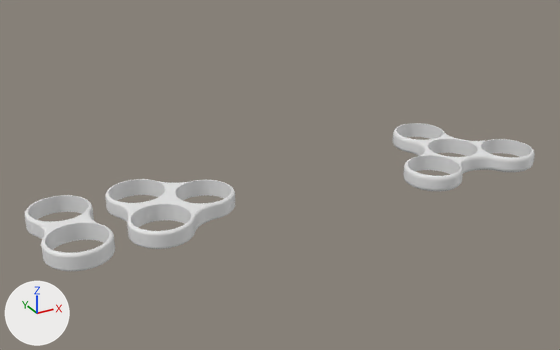
The Blender file spinners.blend, before and after one commit.
Camera for both pictures: a camera (50 mm lens) standing at (-227.0, -308.0, 138.0) and looking at (-68.0, -19.0, -7.0). Lighting does not change. The marker at lower left points along +X, +Y and +Z.

The older version as bpy lines, for what is in view:
```python
me_tri_spinner_013 = bpy.data.meshes.new('Tri Spinner.013')
me_tri_spinner_013.from_pydata(...)  # 4365 vertices, 4368 faces; spans x -33.5..33.5, y -24.6..36.7, z -3.5..3.5
me_tri_spinner_014 = bpy.data.meshes.new('Tri Spinner.014')
me_tri_spinner_014.from_pydata(...)  # 337 vertices, 290 faces; spans x 0.0..12.5, y -25.8..0.0, z 0.0..3.5
me_tri_spinner_016 = bpy.data.meshes.new('Tri Spinner.016')
me_tri_spinner_016.from_pydata(...)  # 2940 vertices, 2955 faces; spans x -20.2..27.9, y -25.8..25.8, z -3.5..3.5
ob_base_4_bearing = bpy.data.objects.new('Base_4_bearing', me_tri_spinner_013)
ob_base_4_bearing.location = (0.2, -57.5, 3.6)
ob_final_2 = bpy.data.objects.new('final_2', me_tri_spinner_014)
ob_final_2.location = (-172.8, -47.0, 3.6)
_m = ob_final_2.modifiers.new('Mirror', 'MIRROR')
_m.use_axis = (True, True, True)
_m.use_clip = True
ob_final_3 = bpy.data.objects.new('final_3', me_tri_spinner_016)
ob_final_3.location = (-133.6, -46.3, 3.6)
```
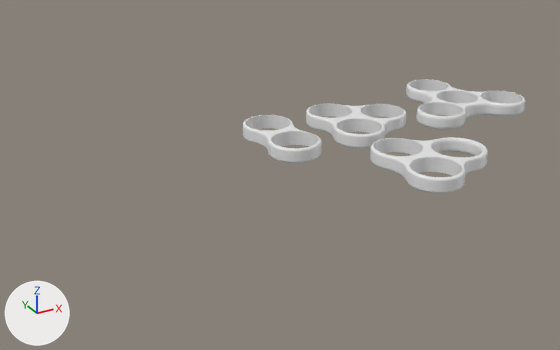
Patch to the scene script:
```diff
--- a/spinners.blend.py
+++ b/spinners.blend.py
@@ me_tri_spinner_013_1 @@
+me_tri_spinner_013_1.from_pydata(...)  # 4362 vertices, 4368 faces; spans x -33.5..33.5, y -24.6..36.7, z -3.5..3.5
@@ me_tri_spinner_000 @@
+me_tri_spinner_000.from_pydata(...)  # 3948 vertices, 3962 faces; spans x -20.2..29.2, y -25.8..25.8, z -3.5..3.5
@@ ob_final_3 @@
 ob_final_3 = bpy.data.objects.new('final_3', me_tri_spinner_016)
-ob_final_3.location = (-133.6, -46.3, 3.6)
+ob_final_3.location = (-13.2, 0.1, 3.6)
@@ ob_final_2 @@
 ob_final_2 = bpy.data.objects.new('final_2', me_tri_spinner_014)
-ob_final_2.location = (-172.8, -47.0, 3.6)
+ob_final_2.location = (-57.6, -0.6, 3.6)
 _m = ob_final_2.modifiers.new('Mirror', 'MIRROR')
@@ ob_base_4_bearing @@
-ob_base_4_bearing = bpy.data.objects.new('Base_4_bearing', me_tri_spinner_013)
-ob_base_4_bearing.location = (0.2, -57.5, 3.6)
@@ ob_4x4 @@
+ob_4x4 = bpy.data.objects.new('4x4', me_tri_spinner_013_1)
+ob_4x4.location = (51.8, -0.3, 3.6)
@@ ob_3x2 @@
+ob_3x2 = bpy.data.objects.new('3x2', me_tri_spinner_000)
+ob_3x2.location = (-13.2, -58.1, 3.6)
```

Pixel boxes [x1, y1, x2, y2] of what changed, in the pictures (560 x 350 px):
'final_3', moved
    before: [105, 179, 235, 249]
    after: [306, 103, 406, 148]
'final_2', moved
    before: [25, 195, 115, 271]
    after: [243, 115, 322, 163]
'Base_4_bearing', deleted
    before: [393, 123, 535, 191]
'3x2', added
    after: [370, 137, 488, 193]
'4x4', added
    after: [406, 79, 526, 129]
